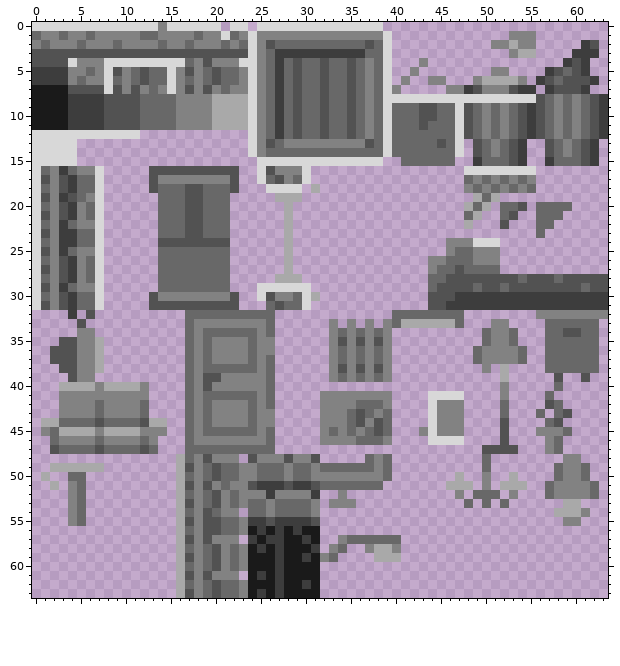
One commit to this pixel-art file: resource/graphics/city_tileset.aseprite. That is the earlier state.
64x64 pixels, 1 frame.
Once edited:
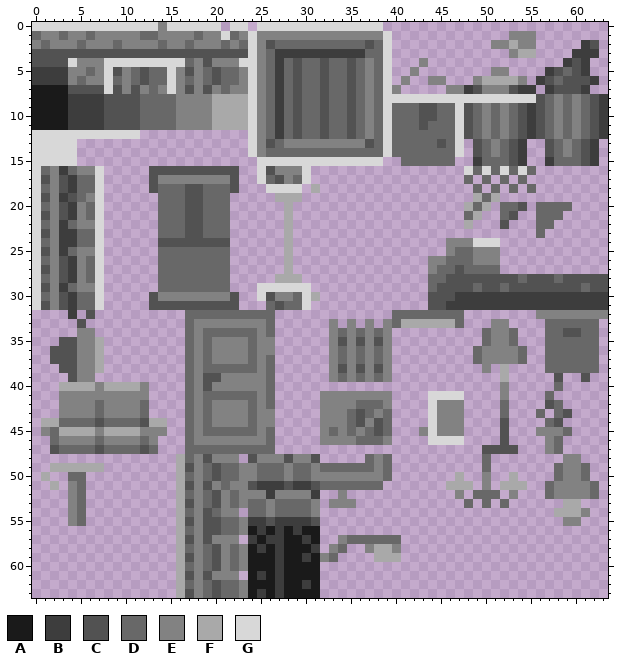
Palette (. is transparent): A #1a1a1a  B #3d3d3d  C #525252  D #686868  E #828282  F #a9a9a9  G #d8d8d8
Log entry: Change jumpable tiles to semi-transparent
Diff:
The edit turns colour G into colour D in row 16 at x 49, 51, 53 and 55.
The author cleared colour E in row 17 at x 49, 51, 53 and 55; in row 18 at x 48, 50, 52 and 54.
